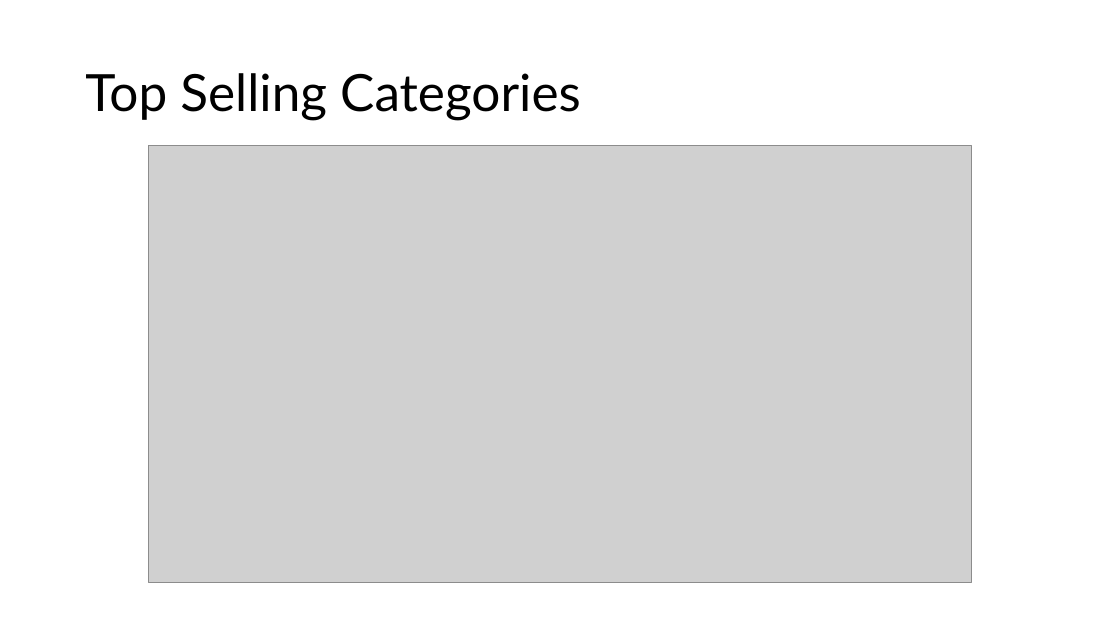
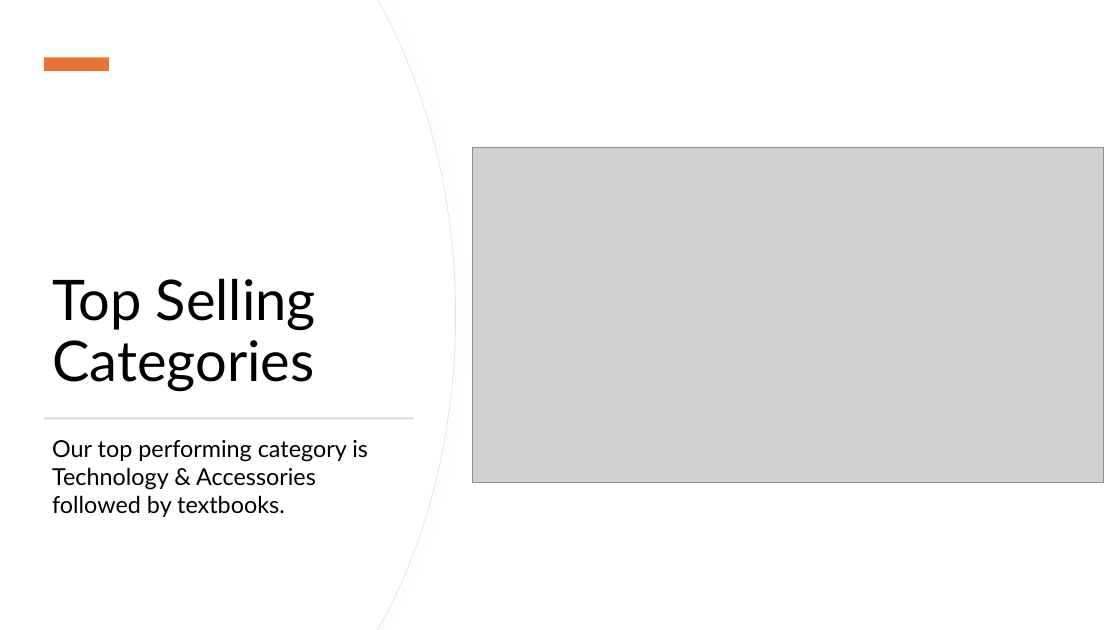
Before and after one commit to IsraelColman/Capstone_1, a slide deck: slide 11 of Massachusetts_Territory_Analysis.pptx (slide 5 before the commit). Drawn at 1120x630 pixels with LibreOffice and Linux fonts; fonts in the diff are those of the drawing; grey boxes stand for pictures. Boxes give left, top, right and bottom in pixels: in the first picture for what was removed or moved away, otherwise in the second. Text is boxed around its words. In the diff, an @@ line names an element or a change of style, - is before the commit and + after.

```diff
--- a/Massachusetts_Territory_Analysis.pptx
+++ b/Massachusetts_Territory_Analysis.pptx
@@ freeform shape added at (0, 0, 455, 630), fill #FFFFFF, outline #E6E6E6 0.75 pt @@
@@ freeform shape added at (0, 0, 455, 630), fill #FFFFFF @@
@@ rectangle added at (44, 58, 109, 71), fill #E97132 @@
@@ title "Top Selling Categories": place and size @@
-title "Top Selling Categories" at (85, 73, 581, 120)
+title "Top Selling Categories" at (52, 278, 316, 391)
@@ title "Top Selling Categories" at (52, 278, 316, 391): size 44 to 48 pt; vertical alignment middle to bottom @@
@@ picture: place and size @@
-picture at (149, 145, 972, 582)
+picture at (472, 148, 1104, 482)
@@ rectangle added at (45, 418, 414, 419), fill #D5D5D5 @@
@@ text added at (52, 440, 368, 517), 20 pt, text #000000 @@
+Our top performing category is Technology & Accessories followed by textbooks.
```
Also in this commit, not shown: 2 other slides changed, 11 slides added, 4 slides removed, 2 other files.
